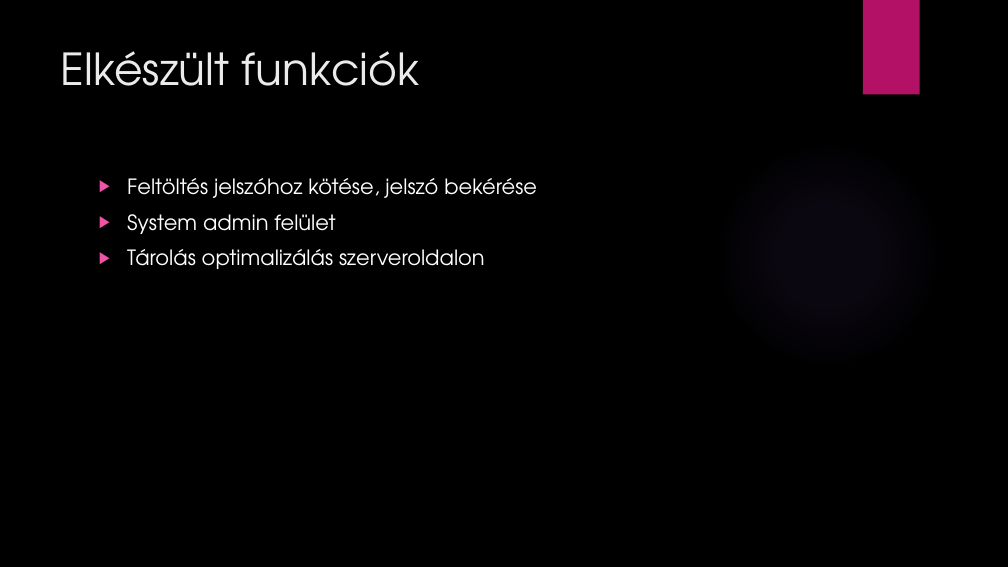
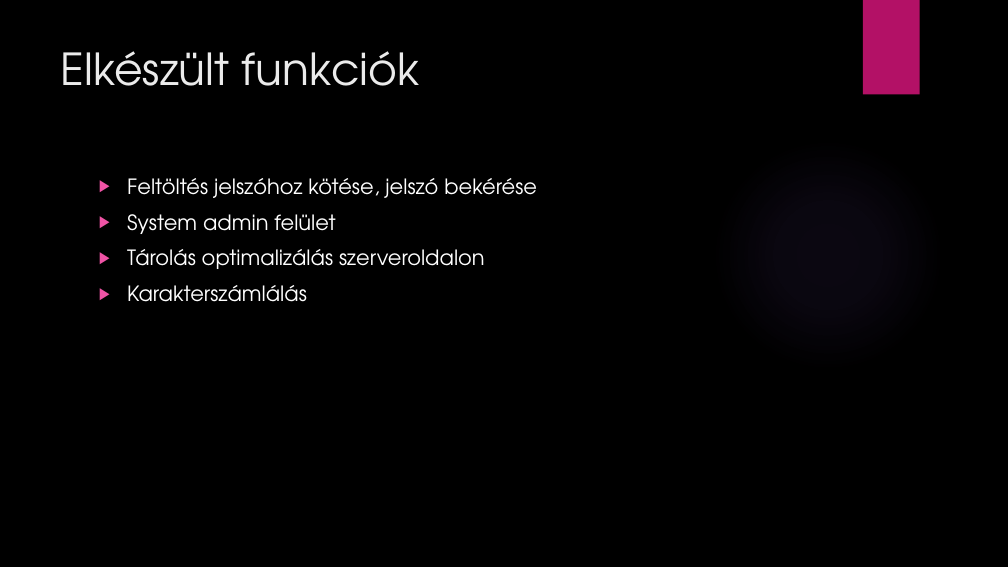
Before and after one commit to bprof-spec-codes/pasteimg, a slide deck: slide 3 of Paste IMG.pptx. Drawn at 1008x567 pixels with LibreOffice and Linux fonts; fonts in the diff are those of the drawing; background and template pictures are left out. Boxes give left, top, right and bottom in pixels: in the first picture for what was removed or moved away, otherwise in the second. Text is boxed around its words. In the diff, an @@ line names an element or a change of style, - is before the commit and + after.

```diff
--- a/Paste IMG.pptx
+++ b/Paste IMG.pptx
@@ text at [127, 285, 307, 302]: paragraph added @@
+▶ Karakterszámlálás
```
Also in this commit, not shown: 3 other slides changed, 1 other file.
